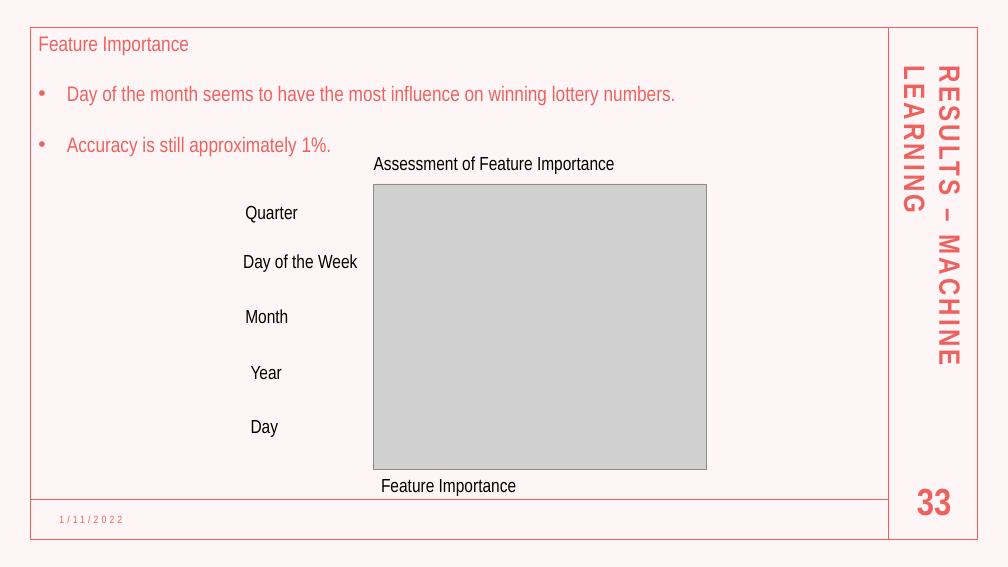
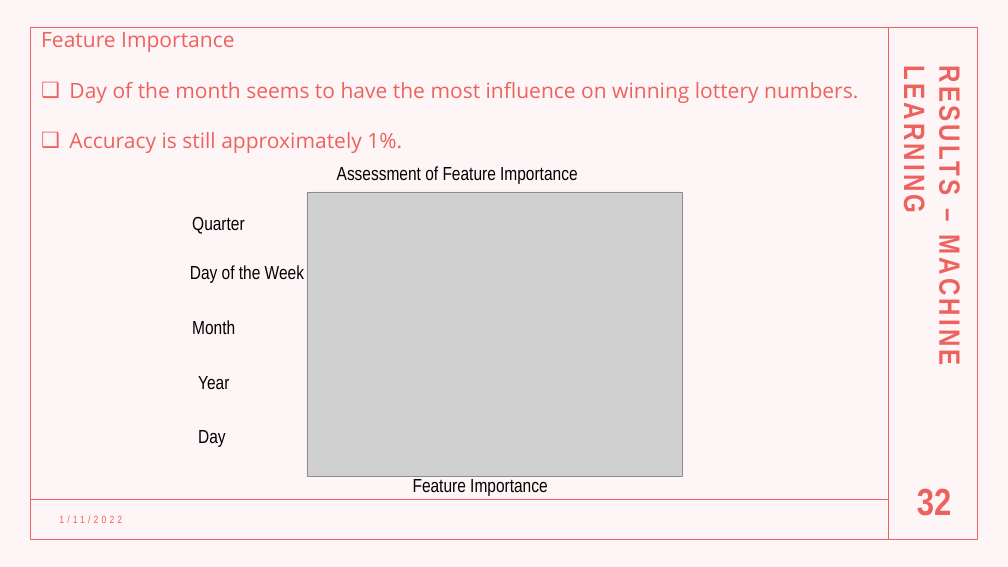
Before and after one commit to AlbiKovi/DSO110---Final-Group-Project, a slide deck: slide 32 of Is the Mega Millions a Mega Trap.pptm (slide 33 before the commit). Drawn at 1008x567 pixels with LibreOffice and Linux fonts; fonts in the diff are those of the drawing; grey boxes stand for pictures. Boxes give left, top, right and bottom in pixels: in the first picture for what was removed or moved away, otherwise in the second. Text is boxed around its words. In the diff, an @@ line names an element or a change of style, - is before the commit and + after.

```diff
--- a/Is the Mega Millions a Mega Trap.pptm
+++ b/Is the Mega Millions a Mega Trap.pptm
@@ text "Feature Importance" at [41, 32, 858, 103]: font Arial Narrow to Open Sans; bullet • to ❑ @@
@@ text "Assessment of Feature Importance": place and size @@
-text "Assessment of Feature Importance" at [374, 156, 614, 174]
+text "Assessment of Feature Importance" at [337, 166, 577, 184]
@@ text "Quarter": place and size @@
-text "Quarter" at [245, 205, 297, 223]
+text "Quarter" at [192, 217, 244, 234]
@@ picture: place and size @@
-picture at [374, 184, 707, 469]
+picture at [307, 192, 682, 477]
@@ text "Day of the Week": place and size @@
-text "Day of the Week" at [243, 254, 357, 272]
+text "Day of the Week" at [190, 265, 304, 283]
@@ text "Month": place and size @@
-text "Month" at [245, 309, 288, 324]
+text "Month" at [192, 320, 235, 335]
@@ text "Year": place and size @@
-text "Year" at [251, 366, 282, 379]
+text "Year" at [198, 376, 229, 389]
@@ text "Day": place and size @@
-text "Day" at [251, 420, 279, 437]
+text "Day" at [198, 430, 226, 447]
@@ text "Feature Importance": place and size @@
-text "Feature Importance" at [381, 479, 516, 496]
+text "Feature Importance" at [413, 479, 547, 496]
@@ page number at [917, 488, 951, 516]: text changed @@
-33
+32
```
Also in this commit, not shown: 20 other slides changed, 1 slide removed.
